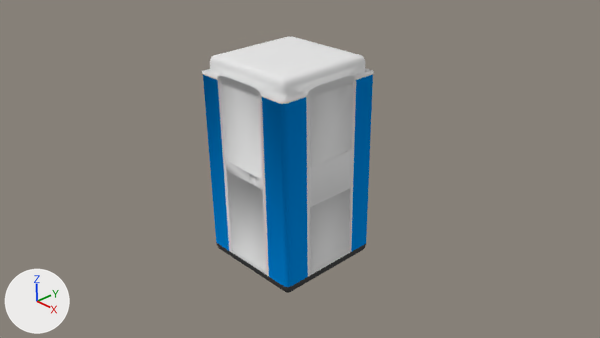
A saved change to the Blender file 3D Simulation/Crowd simulation/Assets/Resources/Prefabs/Toilet.blend.
Camera for both pictures: the file's camera 'Camera'. Every picture has the same lights, and +X, +Y and +Z are marked at lower left.
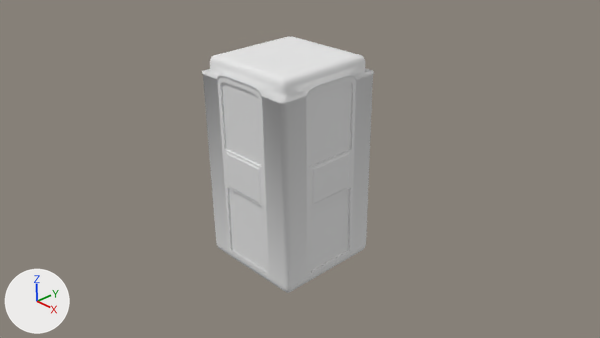
The newer file is also turned or shifted as a whole; pictures and numbers use the older file's frame.

Scene script edits in JSON lines:
```json
{"block": "me_cube_001", "where": "# used by ob_cube; location = (0.01, 0.22, 0.48); scale = (1.0, 1.0, 1.78)"}
{"op": "remove", "block": "me_cube_001", "code": "me_cube_001.from_pydata(...)  # 588 vertices, 617 faces, 1 loose edge; spans x -1.0..1.0, y -1.0..1.0, z -1.0..1.05"}
{"op": "add", "block": "me_cube_001", "code": "me_cube_001.from_pydata(...)  # 672 vertices, 707 faces, 1 loose edge; spans x -1.0..1.0, y -1.0..1.0, z -1.0..1.05"}
{"block": "me_cube_001", "change": "me_cube_001 part 1"}
{"block": "me_cube_001", "change": "35 vertices are removed from x -0.99..0.53, y -0.99..0.99, z -0.9..0.85"}
{"block": "me_cube_001", "change": "65 faces are deleted"}
{"block": "me_cube_001", "change": "1 loose edge is deleted"}
{"block": "me_cube_001", "change": "8 vertices in x -0.38..0.38, y -0.99..-0.96, z 0.89..0.9 move by (0.0, 0.0, -0.01)"}
{"block": "me_cube_001", "change": "6 vertices in x -0.46..-0.33, y -0.99..-0.96, z 0.85..0.89 move by (-0.01, 0.0, -0.01)"}
{"block": "me_cube_001", "change": "6 vertices in x 0.33..0.46, y -0.99..-0.96, z 0.85..0.89 move by (0.01, 0.0, -0.01)"}
{"block": "me_cube_001", "change": "8 vertices move from x -0.54..0.53, y -0.99..0.89, z -1.0..0.9 to x -0.53..0.54, y -0.99..0.9, z -1.0..0.88"}
{"block": "me_cube_001", "change": "119 vertices are added at x -1.0..0.54, y -1.0..0.99, z -0.9..0.9"}
{"block": "me_cube_001", "change": "1 loose edge is added"}
{"block": "me_cube_001", "change": "125 new faces join them"}
{"block": "me_cube_001", "change": "30 new faces join them, smooth"}
{"block": "me_cube_001", "change": "me_cube_001 part 2: 85 kept faces spanning x -1.0..1.0, y -0.99..1.0, z -0.9..1.05 are now shaded flat"}
{"block": "me_cube_001", "change": "me_cube_001 part 3: 23 faces spanning x -0.99..0.99, y -0.99..0.99, z -0.9..0.88 switch from mat_material_001 (blue #008de7) to mat_material (white #e7e7e7)"}
{"block": "me_cube_001", "change": "me_cube_001 part 4: 103 faces spanning x -0.99..0.99, y -0.99..0.99, z -1.0..-0.9 switch from mat_material_002 (dark grey #494949) to mat_material (white #e7e7e7)"}
```

Location of each change, [x1, y1, x2, y2] in pixels of the pictures (600 x 338 px):
```json
{"part": 1, "of": "me_cube_001", "change": "built on", "before": [217, 78, 269, 276], "after": [217, 79, 269, 276]}
{"part": 2, "of": "me_cube_001", "change": "shading changed", "before": [219, 73, 372, 276], "after": [219, 73, 372, 276]}
{"part": 3, "of": "me_cube_001", "change": "recoloured", "before": [203, 75, 373, 287], "after": [203, 75, 373, 287], "on screen": "blue to grey"}
{"part": 4, "of": "me_cube_001", "change": "recoloured", "before": [216, 242, 366, 293], "after": [216, 242, 366, 293]}
```
